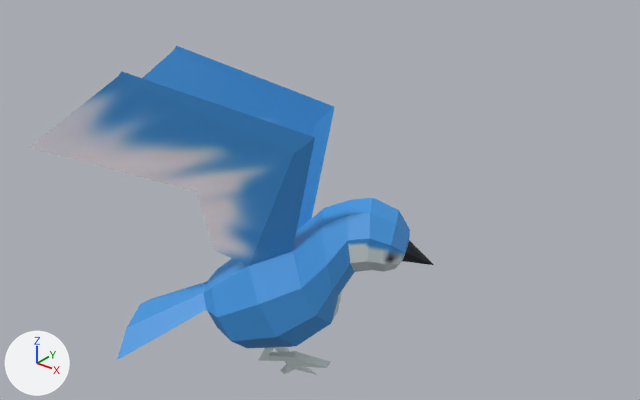
Two versions of the glTF model assets/bird.gltf, one commit apart.
Rendered twice from a camera (50 mm lens) standing at (1.202, -1.424, 1.117) and looking at (-0.04, 0.128, 0.155). Arrows for +X, +Y and +Z are at lower left; the lights stay in place.

In view in the first picture: 'bird'.
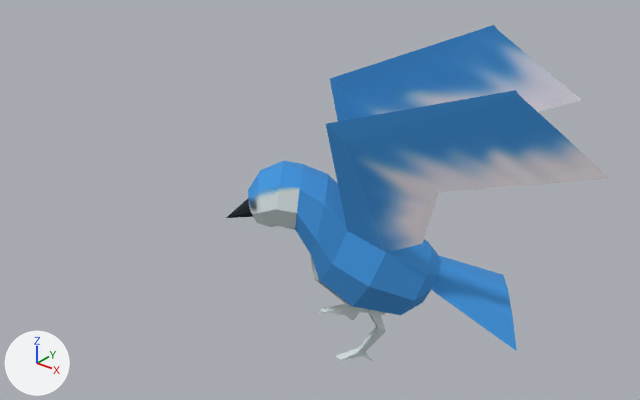
Location of each change, [x1, y1, x2, y2] in pixels of the pictures (640 x 400 px):
```json
{"object": "bird", "change": "surface changed, moved, turned", "before": [29, 46, 434, 375], "after": [226, 25, 611, 360]}
```

The change, as JSON lines over the scene's bpy script:
```json
{"op": "set", "path": "mat_textures.roughness", "old": "0.5", "new": "1.0"}
{"op": "set", "path": "ob_bird.location", "old": "(0.0, 0.0, 0.0)", "new": "(0.0, 0.205, 0.0)"}
{"op": "set", "path": "ob_bird.rotation_euler", "old": "(-0.498, 1.571, 0.0)", "new": "(2.51, 1.571, 0.0)", "note": "degrees (-29, 90, 0) -> degrees (144, 90, 0)"}
```
